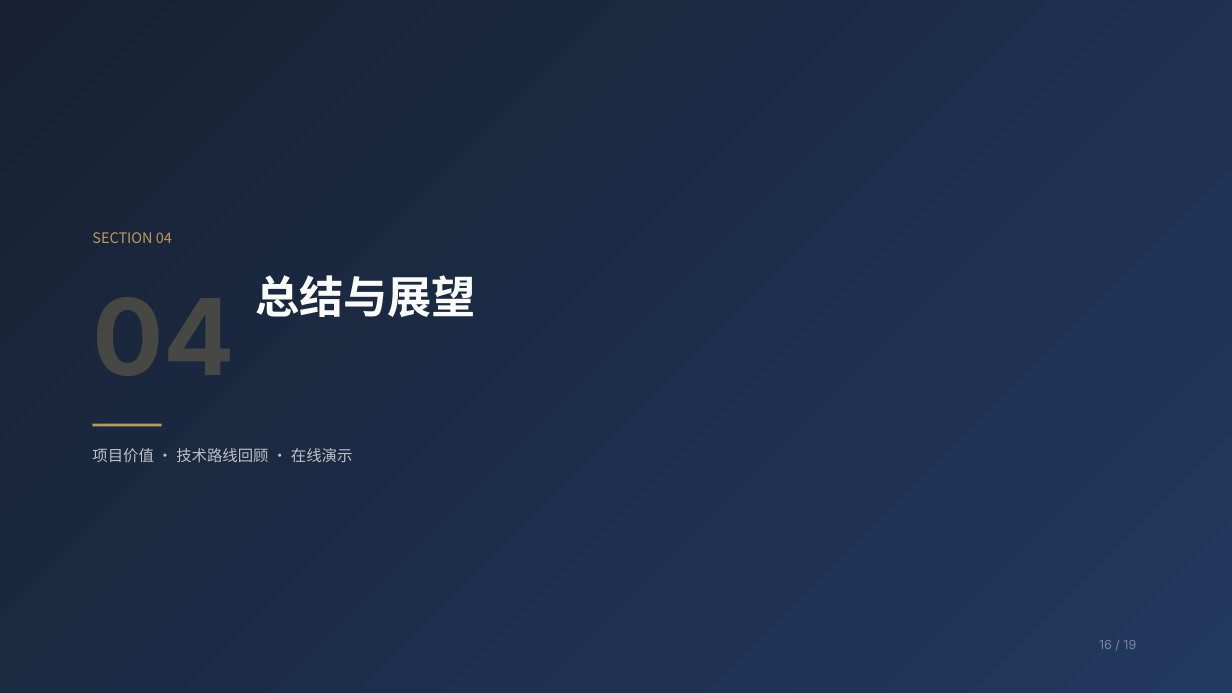
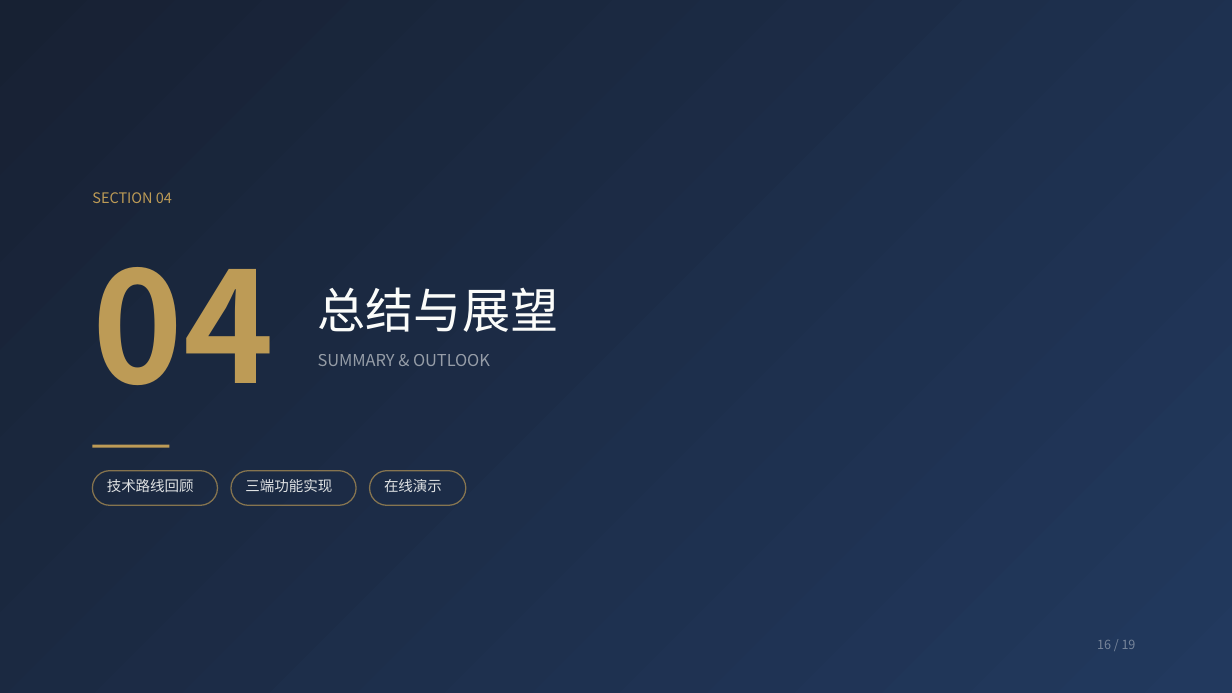
Before and after one commit to Xuuuukkk/ai-property-community-agent, a slide deck: slide 16 of ppt/AI物业社区智能体方案/AI物业社区智能体-方案.pptx. Drawn at 1232x693 pixels with LibreOffice and Linux fonts; fonts in the diff are those of the drawing. Boxes give left, top, right and bottom in pixels: in the first picture for what was removed or moved away, otherwise in the second. Text is boxed around its words. In the diff, an @@ line names an element or a change of style, - is before the commit and + after.

Commit message:
docs(ppt): redesign section dividers (bigger, cleaner, no garbled glyphs)
Replace the plain dividers with a bolder full-bleed layout: solid-gold
160px chapter number, 50px title, English subtitle, gold rule, and
chapter-content pill tags. Removed the semi-transparent Inter numerals
and out-of-canvas SVG rings that rendered garbled / triggered overflow.

```diff
--- a/ppt/AI物业社区智能体方案/AI物业社区智能体-方案.pptx
+++ b/ppt/AI物业社区智能体方案/AI物业社区智能体-方案.pptx
@@ text "SECTION 04": place and size @@
-text "SECTION 04" at [92,232,172,243]
+text "SECTION 04" at [92,192,172,203]
@@ text added at [92,267,274,385], 120 pt, text #BD9B56, bold @@
+04
@@ text "总结与展望": place and size @@
-text "总结与展望" at [255,275,476,317]
+text "总结与展望" at [318,287,559,332]
@@ text "总结与展望" at [318,287,559,332]: size 34.5 to 37.5 pt, bold off; line spacing 1 to 1.15 @@
@@ text added at [318,354,490,366], 12.8 pt, text #FBFCFA at 55% opacity @@
+SUMMARY & OUTLOOK
@@ rectangle: place and size @@
-rectangle at [92,423,162,426]
+rectangle at [92,445,169,447]
@@ rounded rectangle added at [92,470,217,506], outline #BD9B56 1 pt @@
@@ text at [107,479,194,492]: text changed; size 12 to 11.2 pt; text colour #FBFCFA at 72% opacity to #FBFCFA at 88% opacity @@
-项目价值 · 技术路线回顾 · 在线演示
+技术路线回顾
@@ rounded rectangle added at [231,470,356,506], outline #BD9B56 1 pt @@
@@ text added at [245,479,332,492], 11.2 pt, text #FBFCFA at 88% opacity @@
+三端功能实现
@@ rounded rectangle added at [370,470,466,506], outline #BD9B56 1 pt @@
@@ text added at [384,479,442,492], 11.2 pt, text #FBFCFA at 88% opacity @@
+在线演示
@@ text "16 / 19" at [1097,640,1136,649]: font Inter to Noto Sans CJK SC @@
```
Also in this commit, not shown: 3 other slides changed, 4 other files.
